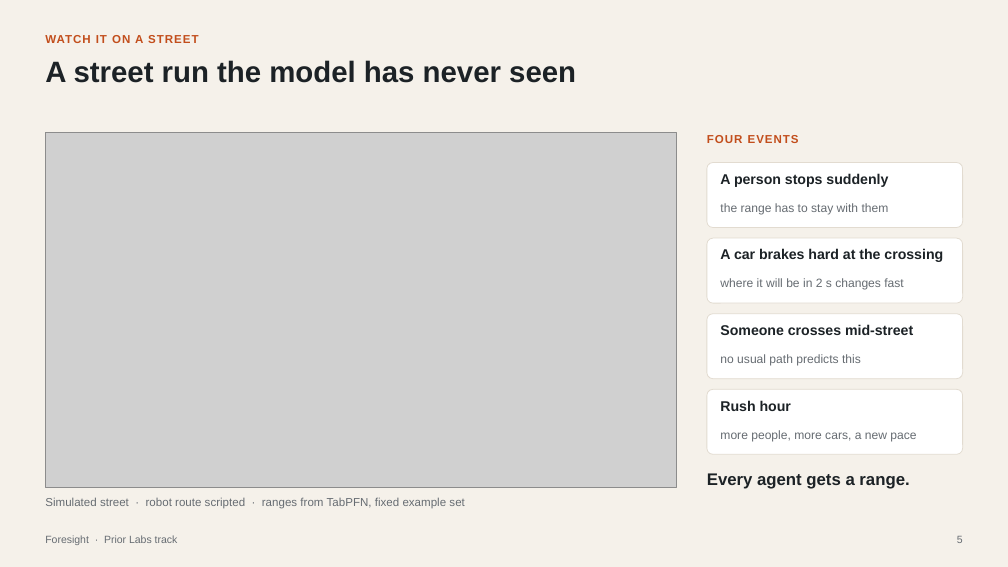
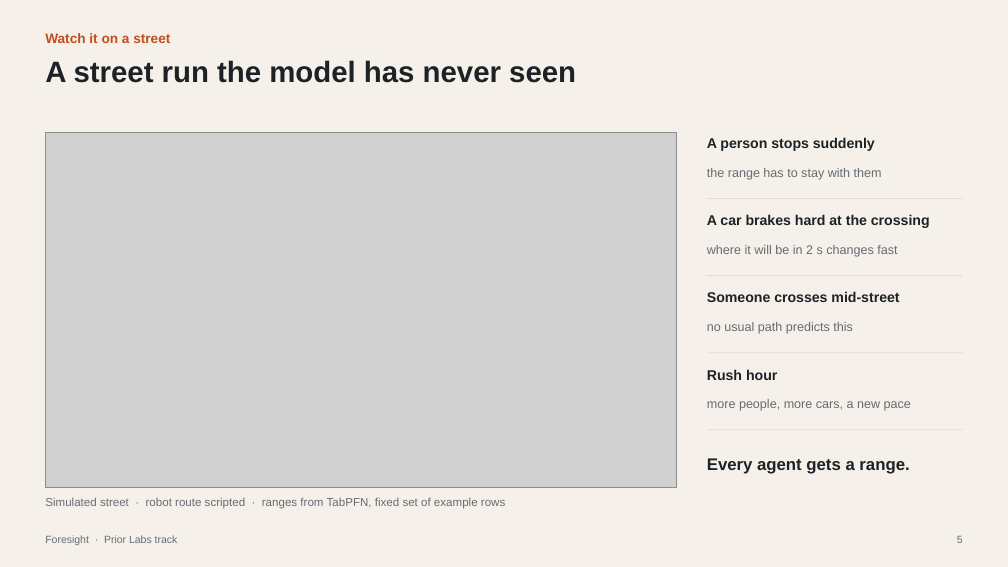
Before and after one commit to shiinalight/Foresight, a slide deck: slide 5 of deck/Foresight_finalist_static.pptx. Drawn at 1008x567 pixels with LibreOffice and Linux fonts; fonts in the diff are those of the drawing; grey boxes stand for pictures. Boxes give left, top, right and bottom in pixels: in the first picture for what was removed or moved away, otherwise in the second. Text is boxed around its words. In the diff, an @@ line names an element or a change of style, - is before the commit and + after.

```diff
--- a/deck/Foresight_finalist_static.pptx
+++ b/deck/Foresight_finalist_static.pptx
@@ text at [45,33,170,43]: text changed; size 11 to 13 pt @@
-WATCH IT ON A STREET
+Watch it on a street
@@ text "A person stops suddenly": place and size @@
-text "A person stops suddenly" at [720,173,888,187]
+text "A person stops suddenly" at [707,137,875,151]
@@ text removed at [707,135,799,143] @@
-FOUR EVENTS
@@ size 11.5 to 12 pt in 4 elements at [707,399,911,411], [707,322,853,334], [707,245,897,257], [707,168,882,180] @@
@@ text "the range has to stay ...": place and size @@
-text "the range has to stay ..." at [720,203,889,214]
+text "the range has to stay ..." at [707,168,882,180]
@@ rounded rectangle removed at [707,163,963,228] @@
@@ rectangle added at [707,198,963,199], fill #E2DBD0 @@
@@ text "A car brakes hard at ...": place and size @@
-text "A car brakes hard at ..." at [720,248,943,262]
+text "A car brakes hard at ..." at [707,214,930,228]
@@ rounded rectangle removed at [707,238,963,303] @@
@@ text "where it will be in ...": place and size @@
-text "where it will be in ..." at [720,278,903,290]
+text "where it will be in ..." at [707,245,897,257]
@@ text "Someone crosses mid-street": place and size @@
-text "Someone crosses mid-street" at [720,324,913,335]
+text "Someone crosses mid-street" at [707,291,899,302]
@@ rectangle added at [707,275,963,276], fill #E2DBD0 @@
@@ text "no usual path predicts this": place and size @@
-text "no usual path predicts this" at [720,354,861,366]
+text "no usual path predicts this" at [707,322,853,334]
@@ rounded rectangle removed at [707,314,963,379] @@
@@ rectangle added at [707,352,963,353], fill #E2DBD0 @@
@@ text "Rush hour": place and size @@
-text "Rush hour" at [720,400,791,411]
+text "Rush hour" at [707,369,777,380]
@@ rounded rectangle removed at [707,389,963,454] @@
@@ text "more people, more cars, a ...": place and size @@
-text "more people, more cars, a ..." at [720,430,916,441]
+text "more people, more cars, a ..." at [707,399,911,411]
@@ rectangle added at [707,430,963,430], fill #E2DBD0 @@
@@ text "Every agent gets a range.": place and size @@
-text "Every agent gets a range." at [707,473,909,489]
+text "Every agent gets a range." at [707,458,909,474]
@@ text at [45,497,505,509]: text changed @@
-Simulated street · robot route scripted · ranges from TabPFN, fixed example set
+Simulated street · robot route scripted · ranges from TabPFN, fixed set of example rows
```
Also in this commit, not shown: 21 other slides changed, 1 slide added, 11 other files.
